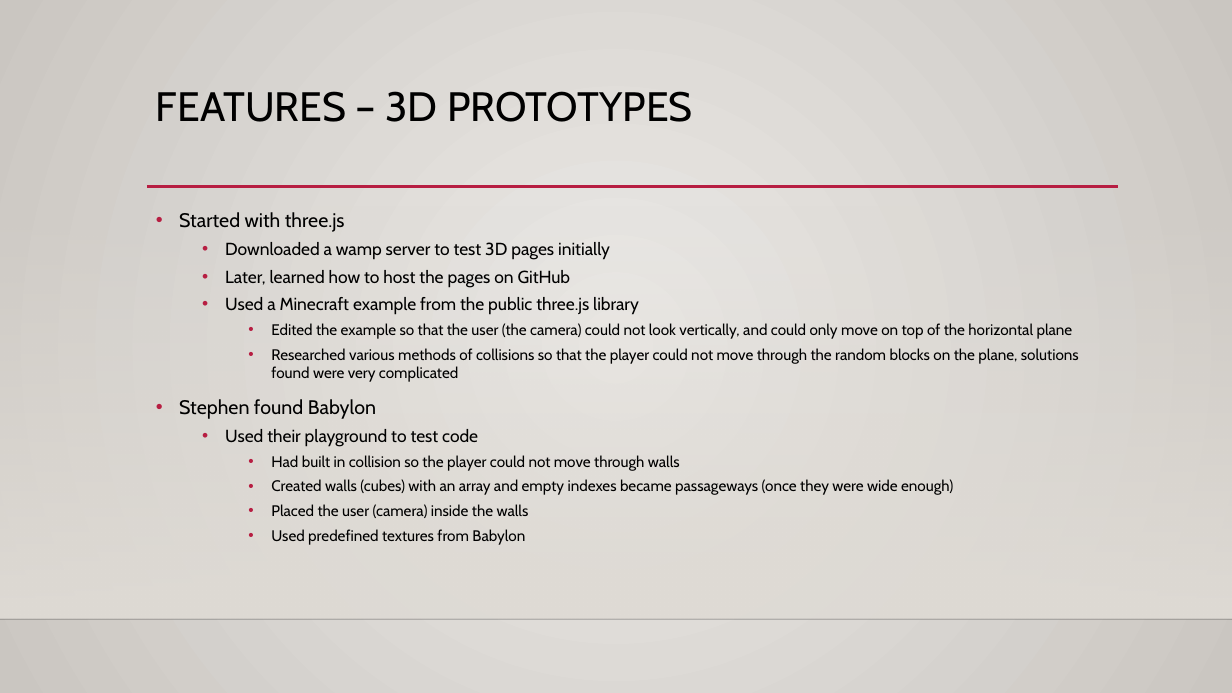
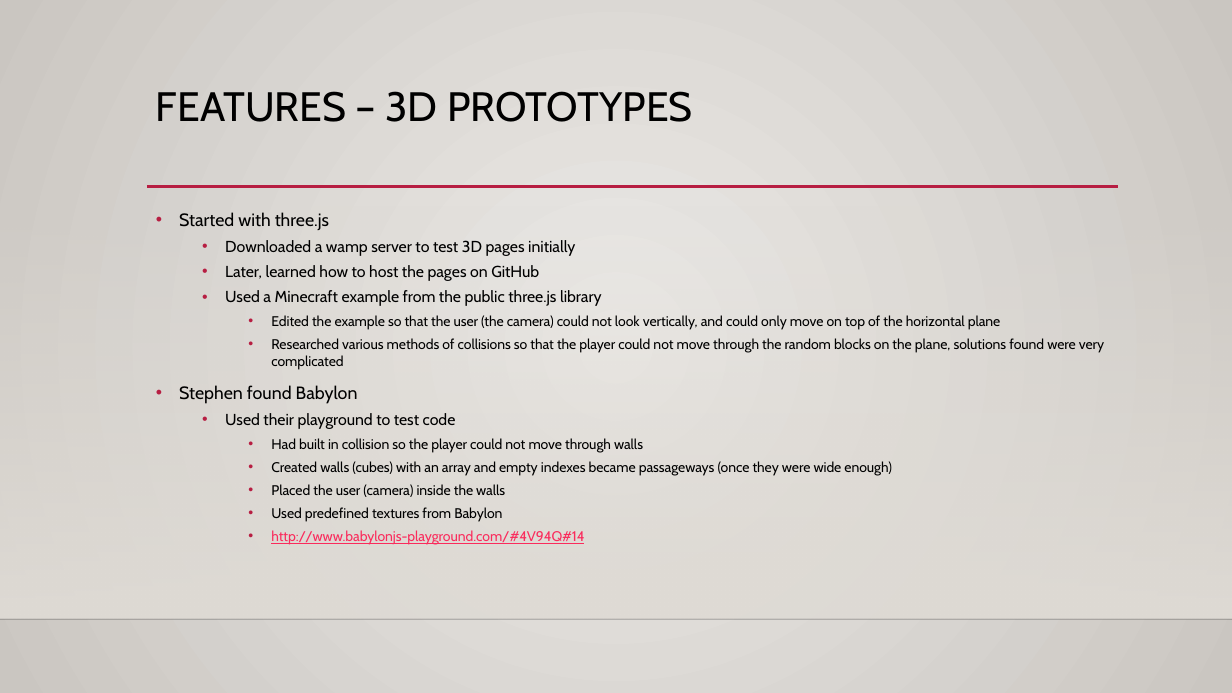
Before and after one commit to RebekahManweiler/MazeWalkThrough, a slide deck: slide 8 of MazePrototypePresentation.pptx. Drawn at 1232x693 pixels with LibreOffice and Linux fonts; fonts in the diff are those of the drawing; background and template pictures are left out. Boxes give left, top, right and bottom in pixels: in the first picture for what was removed or moved away, otherwise in the second. Text is boxed around its words. In the diff, an @@ line names an element or a change of style, - is before the commit and + after.

```diff
--- a/MazePrototypePresentation.pptx
+++ b/MazePrototypePresentation.pptx
@@ text at [179, 212, 1104, 522]: size 15.3 to 13.9 pt in "Started with three.js", "Stephen found Babylon"; size 13.6 to 12.4 pt in "Downloaded a wamp server to test 3D ...", "Later, learned how to host the pages ...", "Used a Minecraft example from the public ...", "Used their playground to test code"; size 11.9 to 10.8 pt in "Edited the example so that the user ...", "Researched various methods of collisions so that ...", "Had built in collision so the player ...", "Created walls (cubes) with an array and ..." and 2 more places @@
@@ text at [271, 530, 584, 545]: paragraph added @@
+    • http://www.babylonjs-playground.com/#4V94Q#14
```
Also in this commit, not shown: 5 other slides changed, 37 other files.
